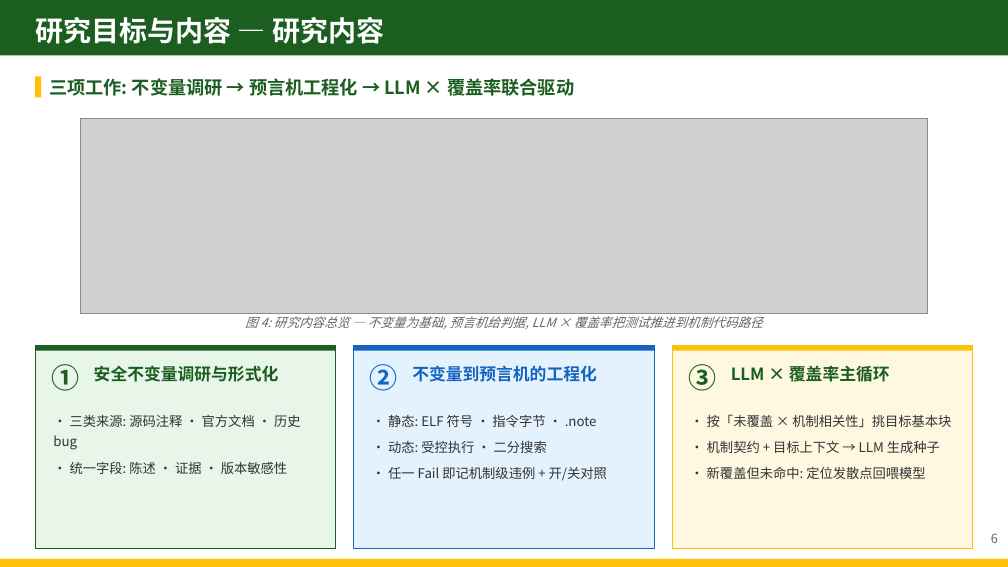
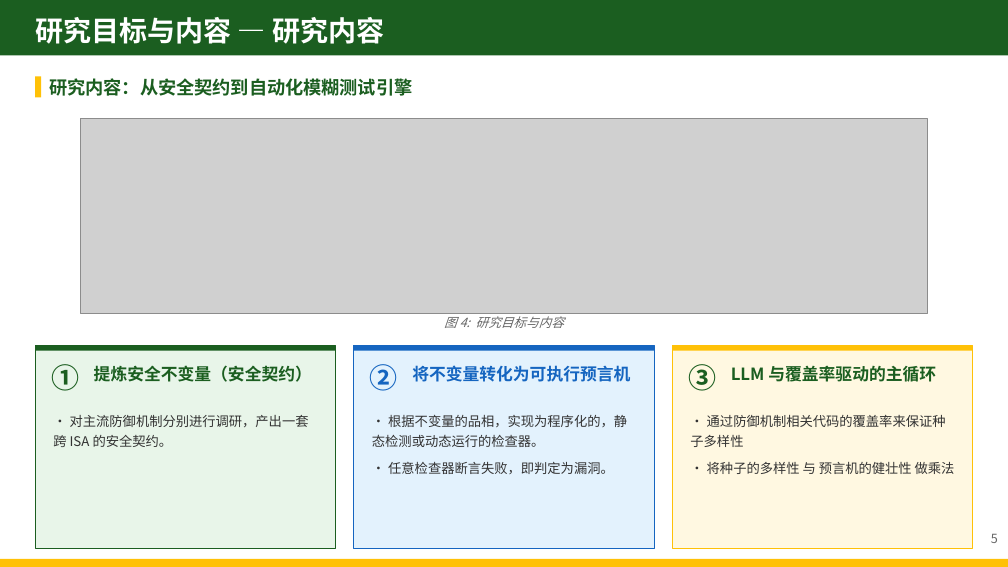
Before and after one commit to zjy-dev/de-fuzz, a slide deck: slide 10 of docs/presentations/pptx-workspace/开题答辩-DeFuzz.pptx (slide 9 before the commit). Drawn at 1008x567 pixels with LibreOffice and Linux fonts; fonts in the diff are those of the drawing; grey boxes stand for pictures. Boxes give left, top, right and bottom in pixels: in the first picture for what was removed or moved away, otherwise in the second. Text is boxed around its words. In the diff, an @@ line names an element or a change of style, - is before the commit and + after.

```diff
--- a/docs/presentations/pptx-workspace/开题答辩-DeFuzz.pptx
+++ b/docs/presentations/pptx-workspace/开题答辩-DeFuzz.pptx
@@ text at (49, 78, 412, 96): text changed @@
-三项工作: 不变量调研 → 预言机工程化 → LLM × 覆盖率联合驱动
+研究内容：从安全契约到自动化模糊测试引擎
@@ text at (444, 313, 564, 328): text changed @@
-图 4: 研究内容总览 — 不变量为基础, 预言机给判据, LLM × 覆盖率把测试推进到机制代码路径
+图 4: 研究目标与内容
@@ text at (94, 365, 312, 382): text changed @@
-安全不变量调研与形式化
+提炼安全不变量（安全契约）
@@ text at (412, 365, 630, 382): text changed @@
-不变量到预言机的工程化
+将不变量转化为可执行预言机
@@ text at (731, 366, 936, 382): text changed @@
-LLM × 覆盖率主循环
+LLM 与覆盖率驱动的主循环
@@ text at (53, 415, 309, 447): text changed @@
-• 三类来源: 源码注释 · 官方文档 · 历史 bug
-• 统一字段: 陈述 · 证据 · 版本敏感性
+• 对主流防御机制分别进行调研，产出一套跨 ISA 的安全契约。
@@ text at (372, 415, 627, 474): text changed @@
-• 静态: ELF 符号 · 指令字节 · .note
-• 动态: 受控执行 · 二分搜索
-• 任一 Fail 即记机制级违例 + 开/关对照
+• 根据不变量的品相，实现为程序化的，静态检测或动态运行的检查器。
+• 任意检查器断言失败，即判定为漏洞。
@@ text at (690, 415, 955, 474): text changed @@
-• 按「未覆盖 × 机制相关性」挑目标基本块
-• 机制契约 + 目标上下文 → LLM 生成种子
-• 新覆盖但未命中: 定位发散点回喂模型
+• 通过防御机制相关代码的覆盖率来保证种子多样性
+• 将种子的多样性 与 预言机的健壮性 做乘法
@@ text at (991, 534, 998, 543): text changed @@
-6
+5
```
Also in this commit, not shown: 14 other slides changed, 5 slides added, 2 slides removed, 15 other files.
